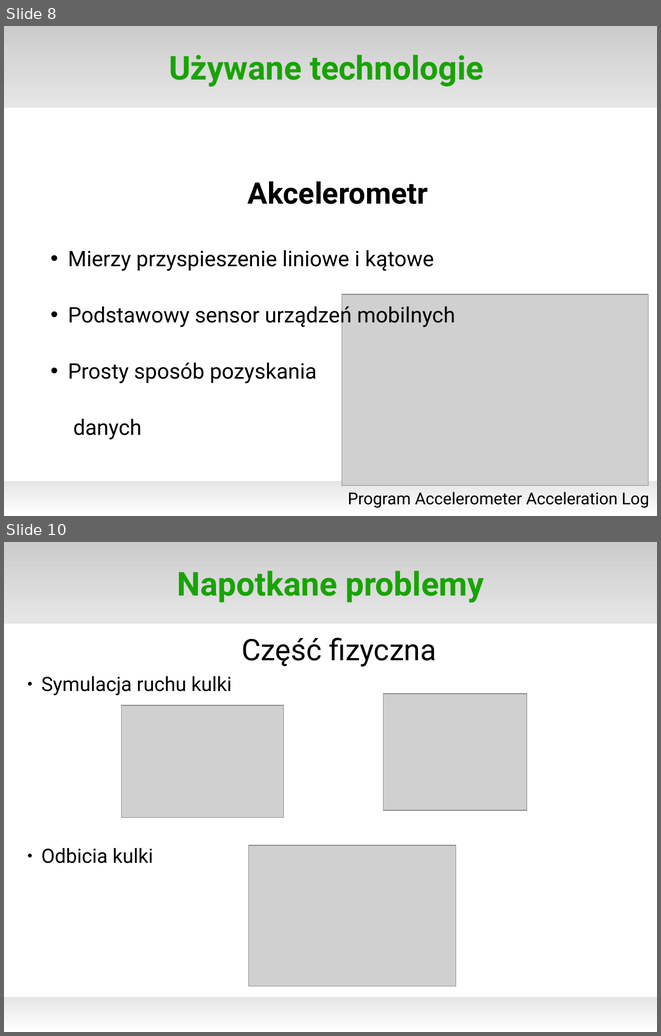
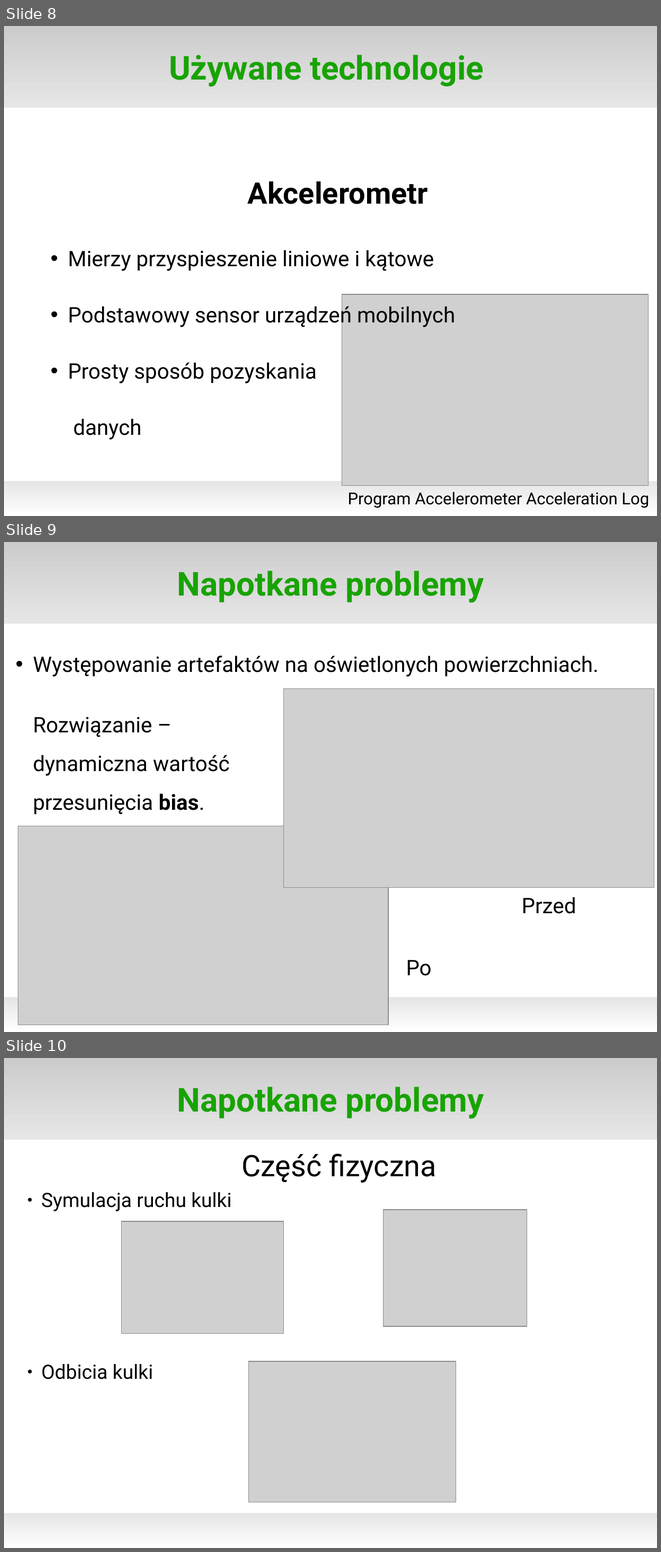
Before and after one commit to matkaczmarski/Praca-inzynierska, a slide deck: Prezentacja - obrona pracy/szablon-do-prezentacji.odp. Shown one above the other, each under a label of ours: slides 8 and 10 before the commit, slides 8, 9 and 10 after it; the slides between them are not shown. The pictures are 661x1036 and 661x1552 pixels, drawn with LibreOffice and Linux fonts; fonts in the diff are those of the drawing; grey boxes stand for pictures; background and template pictures are left out. Boxes give left, top, right and bottom in pixels: in the first picture for what was removed or moved away, otherwise in the second. Text is boxed around its words. In the diff, an @@ line names an element or a change of style, - is before the commit and + after.

```diff
--- a/Prezentacja - obrona pracy/szablon-do-prezentacji.odp
+++ b/Prezentacja - obrona pracy/szablon-do-prezentacji.odp
@@ slide 9 added at box(4, 542, 657, 1032), background #FFFFFF; not listed: 2 template elements that a slide beside it also shows @@
@@ title added at box(177, 571, 484, 603), 40 pt, text #18A303, bold @@
+Napotkane problemy
@@ text added at box(33, 655, 599, 677), 26 pt, text #000000 @@
+• Występowanie artefaktów na oświetlonych powierzchniach.
@@ picture added at box(284, 688, 654, 888) @@
@@ text added at box(33, 717, 230, 814), 26 pt, text #000000 @@
+Rozwiązanie – dynamiczna wartość przesunięcia bias.
@@ picture added at box(18, 826, 389, 1025) @@
@@ text added at box(522, 897, 576, 914), 26 pt, text #000000 @@
+Przed
@@ text added at box(406, 960, 432, 976), 26 pt, text #000000 @@
+Po
```
Also in this commit, not shown: 2 slides changed, 2 slides removed.
